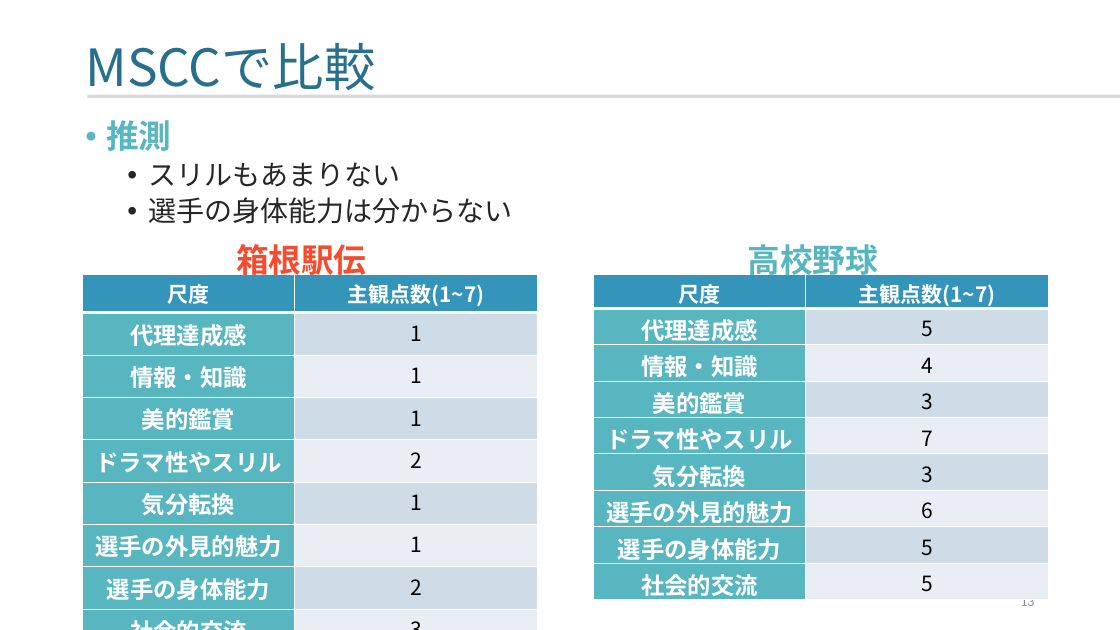
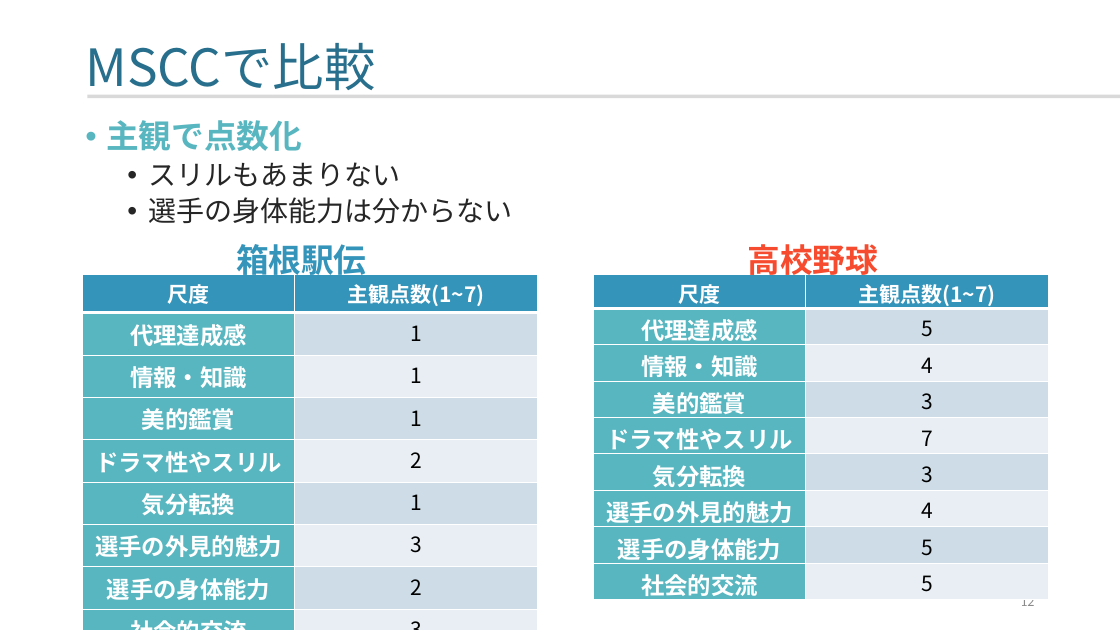
Before and after one commit to yamada-ai/java-prac, a slide deck: slide 12 of 2025_0131_箱根駅伝_aa.pptx (slide 13 before the commit). Drawn at 1120x630 pixels with LibreOffice and Linux fonts; fonts in the diff are those of the drawing. Boxes give left, top, right and bottom in pixels: in the first picture for what was removed or moved away, otherwise in the second. Text is boxed around its words. In the diff, an @@ line names an element or a change of style, - is before the commit and + after.

```diff
--- a/2025_0131_箱根駅伝_aa.pptx
+++ b/2025_0131_箱根駅伝_aa.pptx
@@ text at (x1=106, y1=120, x2=302, y2=151): text changed @@
-• 推測
+• 主観で点数化
@@ text "箱根駅伝" at (x1=236, y1=239, x2=367, y2=281): text colour #F64B2E to #3494BA @@
@@ text "高校野球" at (x1=747, y1=239, x2=878, y2=281): text colour #58B6C0 to #F64B2E @@
@@ table at (x1=82, y1=274, x2=538, y2=604) @@
-row 7, column 2: 1
+row 7, column 2: 3
@@ table at (x1=593, y1=274, x2=1049, y2=605) @@
-row 7, column 2: 6
+row 7, column 2: 4
```
Also in this commit, not shown: 12 other slides changed, 10 slides added.
